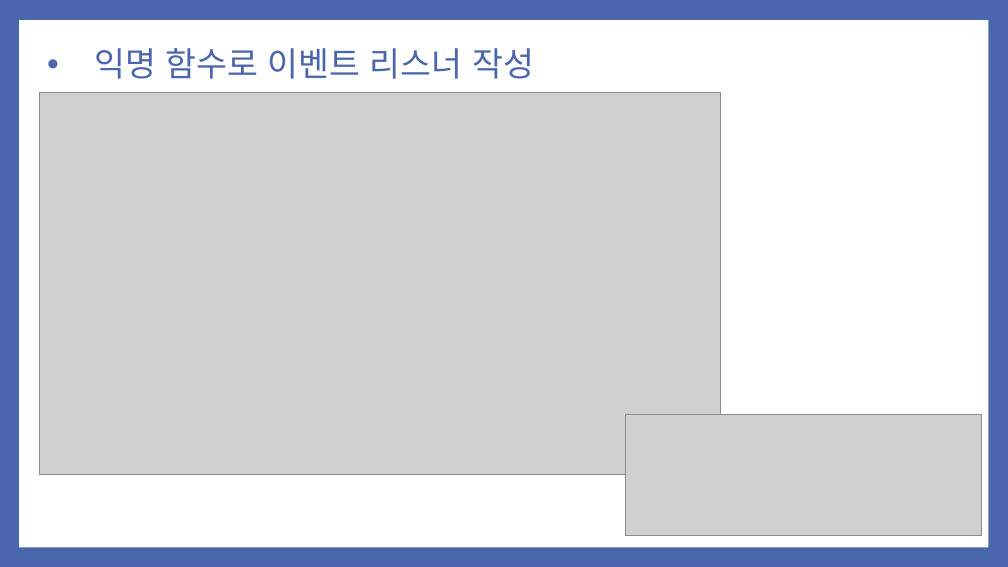
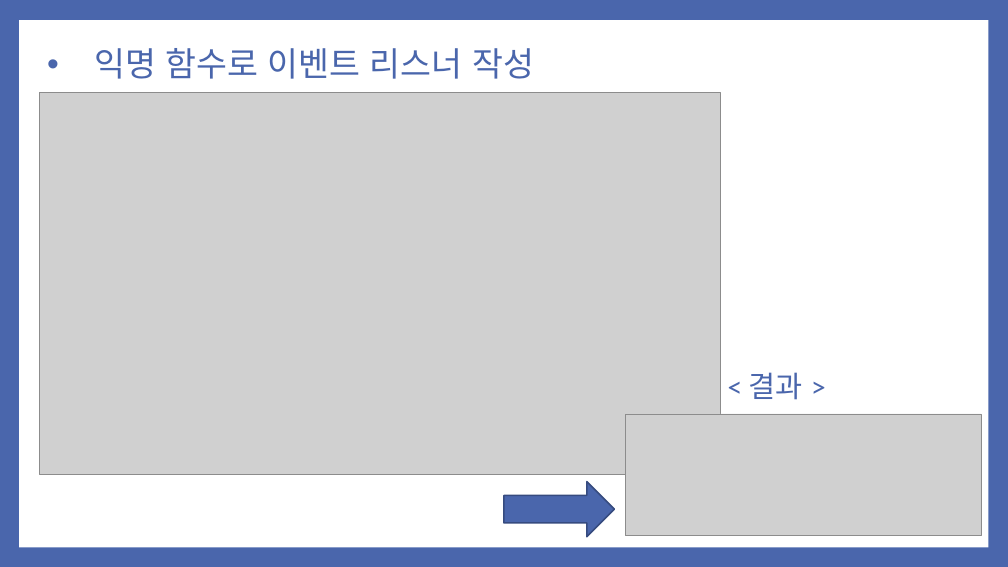
Before and after one commit to noheul1030/KOPO-HTML, a slide deck: slide 6 of 과제PPT/기업업무 4강.pptx. Drawn at 1008x567 pixels with LibreOffice and Linux fonts; fonts in the diff are those of the drawing; grey boxes stand for pictures. Boxes give left, top, right and bottom in pixels: in the first picture for what was removed or moved away, otherwise in the second. Text is boxed around its words. In the diff, an @@ line names an element or a change of style, - is before the commit and + after.

```diff
--- a/과제PPT/기업업무 4강.pptx
+++ b/과제PPT/기업업무 4강.pptx
@@ text added at bbox=[749, 372, 803, 400], 28 pt, text #4A66AC @@
+< 결과 >
@@ right arrow added at bbox=[504, 482, 615, 537], fill #4A66AC, outline #374B7F 1.5 pt @@
```
Also in this commit, not shown: 7 other slides changed, 3 slides removed.
